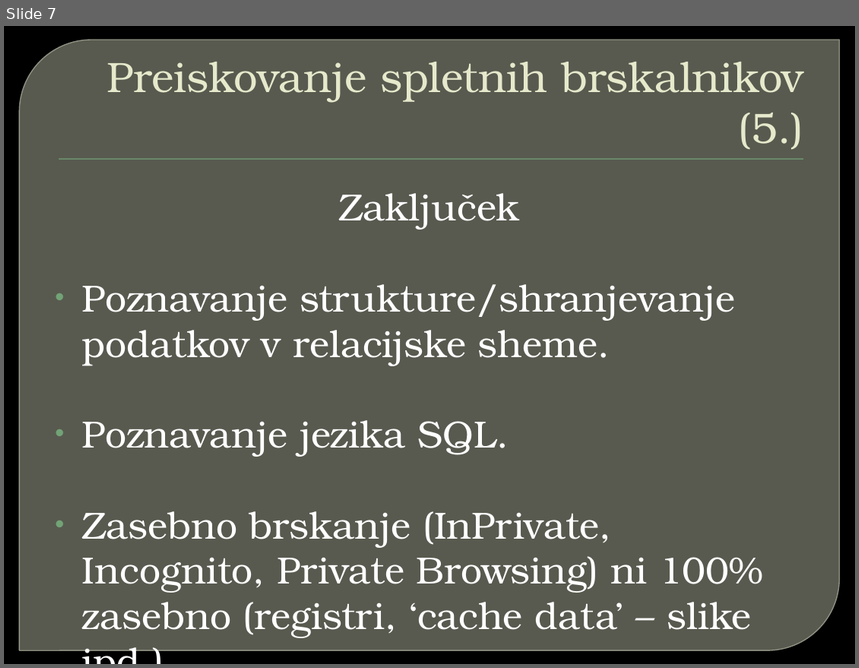
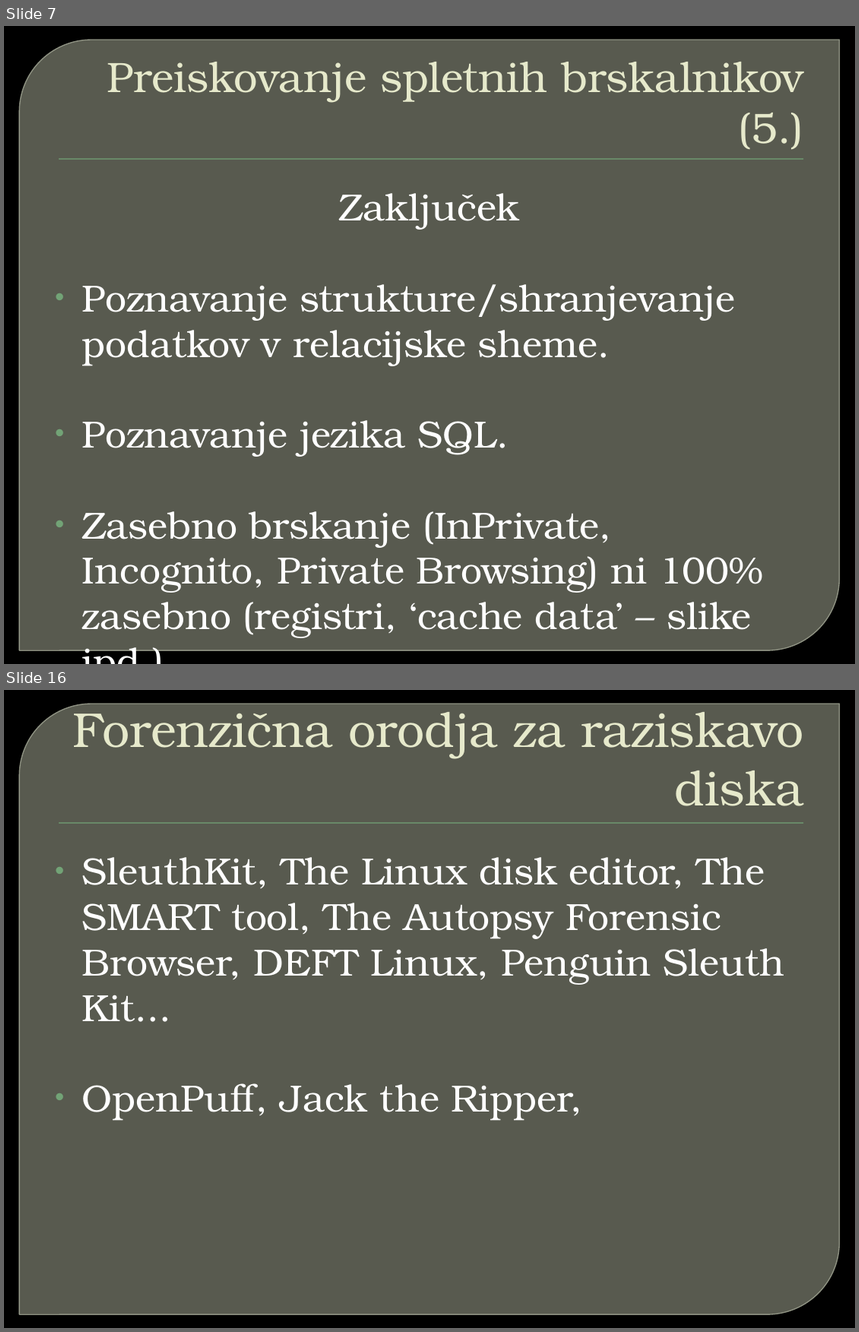
Before and after one commit to primus11/Digital-forensics, a slide deck: Forenzicna_analiza_OS_Linux.pptx. Shown one above the other, each under a label of ours: slide 7 before the commit, slides 7 and 16 after it; the slides between them are not shown. The pictures are 859x668 and 859x1332 pixels, drawn with LibreOffice and Linux fonts; fonts in the diff are those of the drawing; background and template pictures are left out. Boxes give left, top, right and bottom in pixels: in the first picture for what was removed or moved away, otherwise in the second. Text is boxed around its words. In the diff, an @@ line names an element or a change of style, - is before the commit and + after.

```diff
--- a/Forenzicna_analiza_OS_Linux.pptx
+++ b/Forenzicna_analiza_OS_Linux.pptx
@@ slide 16 added at [4,690,855,1328], background picture (left out); not listed: 2 template elements that a slide beside it also shows @@
@@ title added at [72,701,804,806], 41.4 pt, text #E7EACB @@
+Forenzična orodja za raziskavo diska
@@ text added at [82,857,785,1121], 32 pt, text #FFFFFF @@
+• SleuthKit, The Linux disk editor, The SMART tool, The Autopsy Forensic Browser, DEFT Linux, Penguin Sleuth Kit...
+• OpenPuff, Jack the Ripper,
```
Also in this commit, not shown: 8 other slides added.
